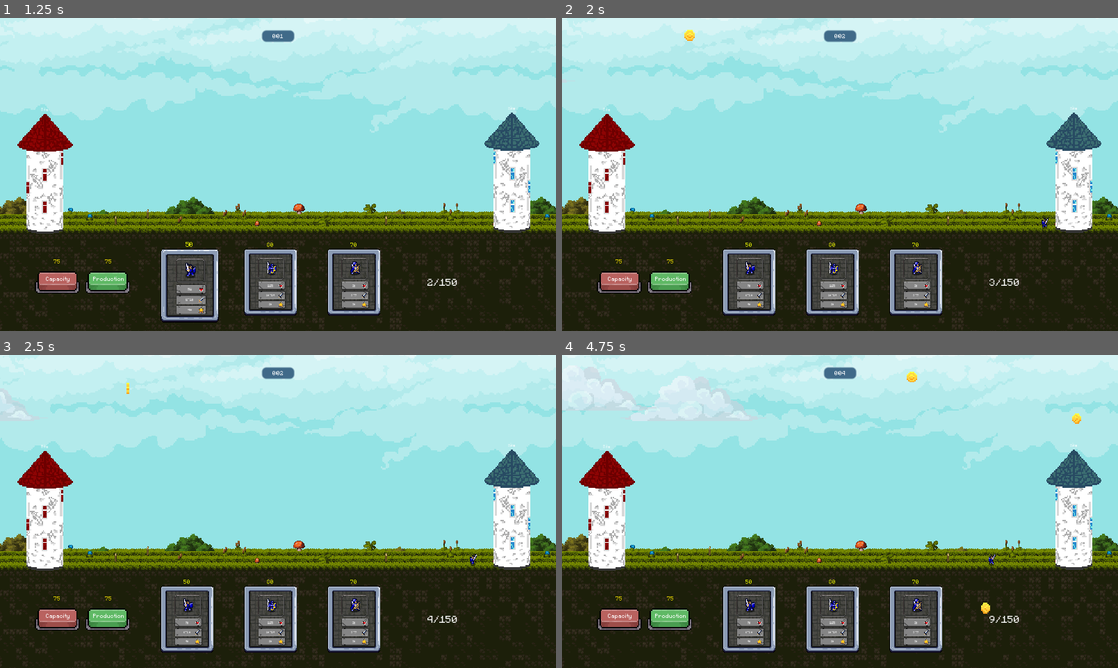
Above: before the commit, frames 1-4 (two rows, left to right).
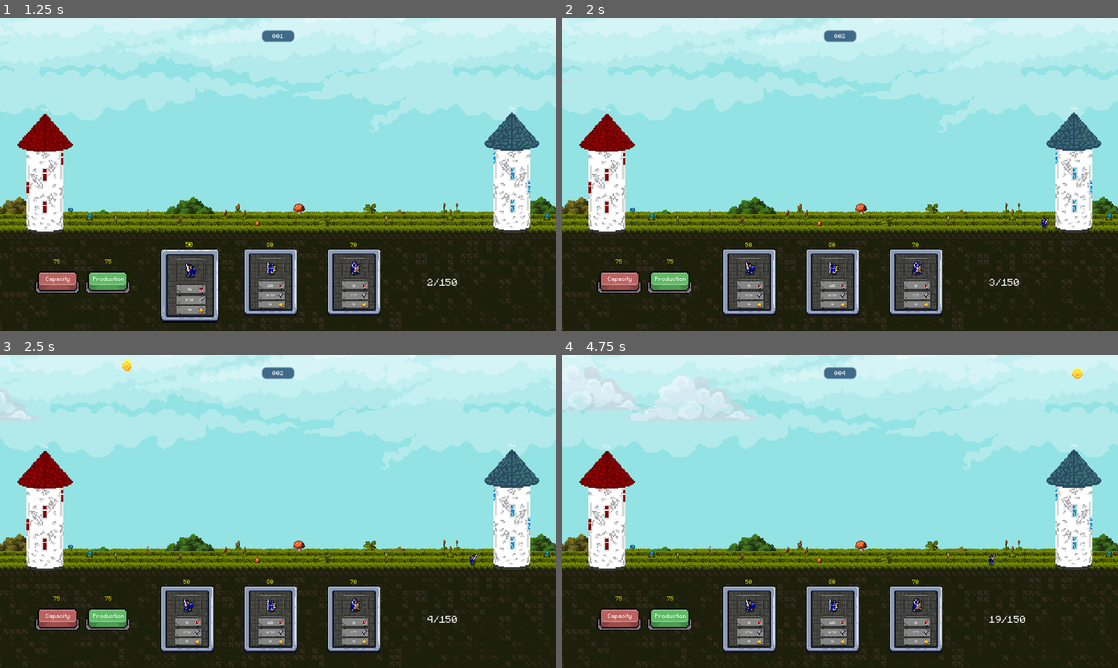
Above: after the commit, the same moments.

Repository: StefanoGavatta/StoriaMiniGioco
Game: Godot game, scene res://World/world.tscn
Same seed, same stepped clock (60 frames per second), same inputs: the game is played once before the commit and once after it.
Inputs (mouse positions are in pixels of both pictures, inside the frame that each line leads up to; where the layout moved, square brackets give the same spot in the first picture):
- Up to frame 1 (1.25 s): click (189, 284) at 0.52 s
- Up to frame 2 (2 s): click "75" at 1.25 s
- Up to frame 3 (2.5 s): click "75" at 2 s
- Up to frame 4 (4.75 s): click (689, 373) [689, 395] at 2.75 s; click (751, 621) at 3.52 s; click "75" at 4.25 s

Frame 1 is identical in both runs. In frame 2, less than 0.1% of the frame differs, in the area x 22-24%, y 3-8%; in frame 3, less than 0.1%; in frame 4, 0.3%, in the area x 62-94%, y 4-86%.

Commit message:
sistemato coin

Diff:
--- a/World/world.tscn
+++ b/World/world.tscn
@@ -1998,7 +1998,7 @@
 "times": PackedFloat32Array(0),
 "transitions": PackedFloat32Array(1),
 "update": 0,
-"values": [Color(1, 0, 0, 1)]
+"values": [Color(1, 1, 1, 1)]
 }
 
 [sub_resource type="AnimationLibrary" id="AnimationLibrary_8qb6w"]
@@ -2168,7 +2168,7 @@
 script = ExtResource("6_o4qje")
 
 [node name="Timer" type="Timer" parent="GeneratoreMonete"]
-wait_time = 1.3
+wait_time = 2.0
 autostart = true
 
 [node name="UI" type="Control" parent="."]
@@ -2225,7 +2225,6 @@
 frame_progress = 1.0
 
 [node name="UpgradeButton" type="AnimatedSprite2D" parent="UI/Miglioramenti"]
-modulate = Color(1, 0, 0, 1)
 position = Vector2(271, 67.75)
 scale = Vector2(4.31944, 4.31944)
 sprite_frames = SubResource("SpriteFrames_1dnkh")
--- a/monete/coin.gd
+++ b/monete/coin.gd
@@ -17,7 +17,7 @@
 		# Muoviamo la sprite verso il target
 		position += direction * speed * delta
 
-		if position.distance_to(target_position) < 10:
+		if position.distance_to(target_position) < 30:
 			gestore_giocatore.aggiungi_valuta(10)
 			queue_free()
 
--- a/project.godot
+++ b/project.godot
@@ -22,6 +22,7 @@
 
 window/size/viewport_width=1920
 window/size/viewport_height=1080
+window/size/mode=2
 window/size/always_on_top=true
 window/stretch/mode="canvas_items"
 
--- /dev/null
+++ b/resources/risorsaProva.gd
@@ -0,0 +1,11 @@
+extends Node
+
+
+# Called when the node enters the scene tree for the first time.
+func _ready() -> void:
+	pass # Replace with function body.
+
+
+# Called every frame. 'delta' is the elapsed time since the previous frame.
+func _process(delta: float) -> void:
+	pass
Not shown, changed: RaccoltaDati/dati.txt
Not shown, changed: RaccoltaDati/decrypted.txt
Not shown, changed: RaccoltaDati/encrypted.txt
